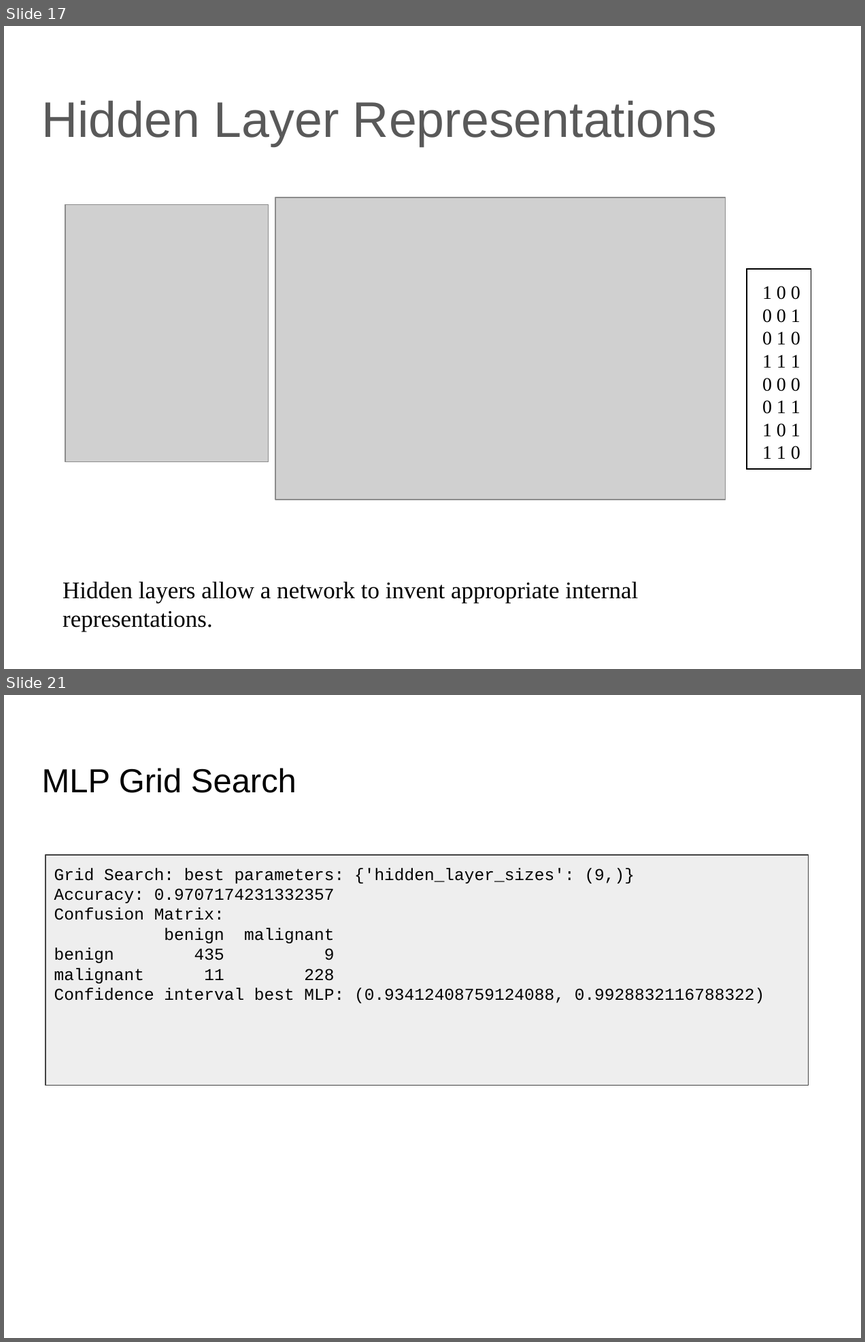
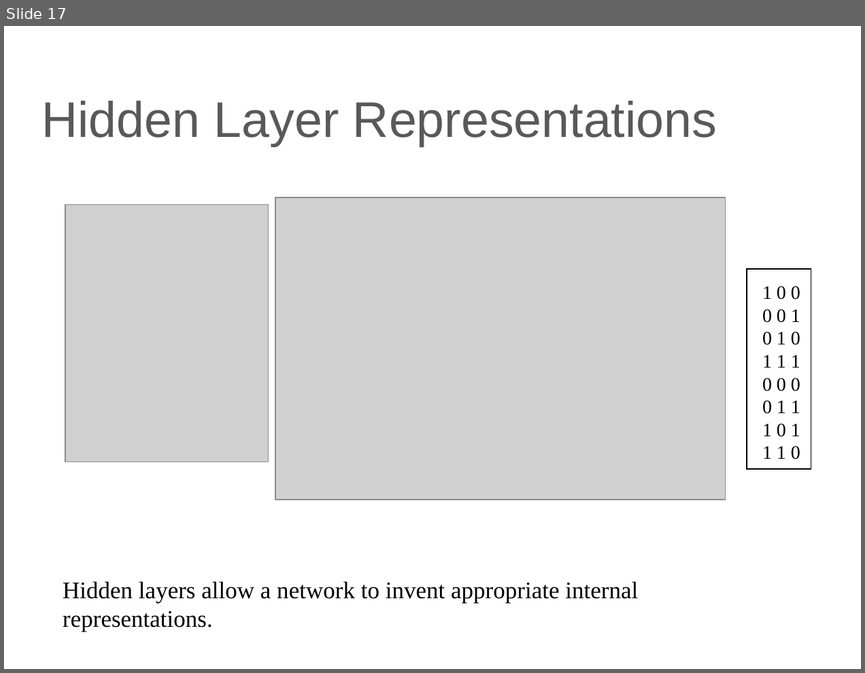
Before and after one commit to lutzhamel/CSC310, a slide deck: 14-ANN.pptx. Shown one above the other, each under a label of ours: slides 17 and 21 before the commit, slide 17 after it; the slides between them are not shown. The pictures are 865x1342 and 865x673 pixels, drawn with LibreOffice and Linux fonts; fonts in the diff are those of the drawing; grey boxes stand for pictures. Boxes give left, top, right and bottom in pixels: in the first picture for what was removed or moved away, otherwise in the second. Text is boxed around its words. In the diff, an @@ line names an element or a change of style, - is before the commit and + after.

```diff
--- a/14-ANN.pptx
+++ b/14-ANN.pptx
@@ slide 21 removed at <box>4,695,861,1338</box>, background #FFFFFF @@
@@ title removed at <box>42,768,296,793</box> @@
-MLP Grid Search
@@ rectangle removed at <box>46,855,808,1086</box> @@
-Grid Search: best parameters: {'hidden_layer_sizes': (9,)}
-Accuracy: 0.9707174231332357
-Confusion Matrix:
-benign malignant
-benign 435 9
-malignant 11 228
-Confidence interval best MLP: (0.93412408759124088, 0.9928832116788322)
```
Also in this commit, not shown: 4 other slides removed, 2 other files.
